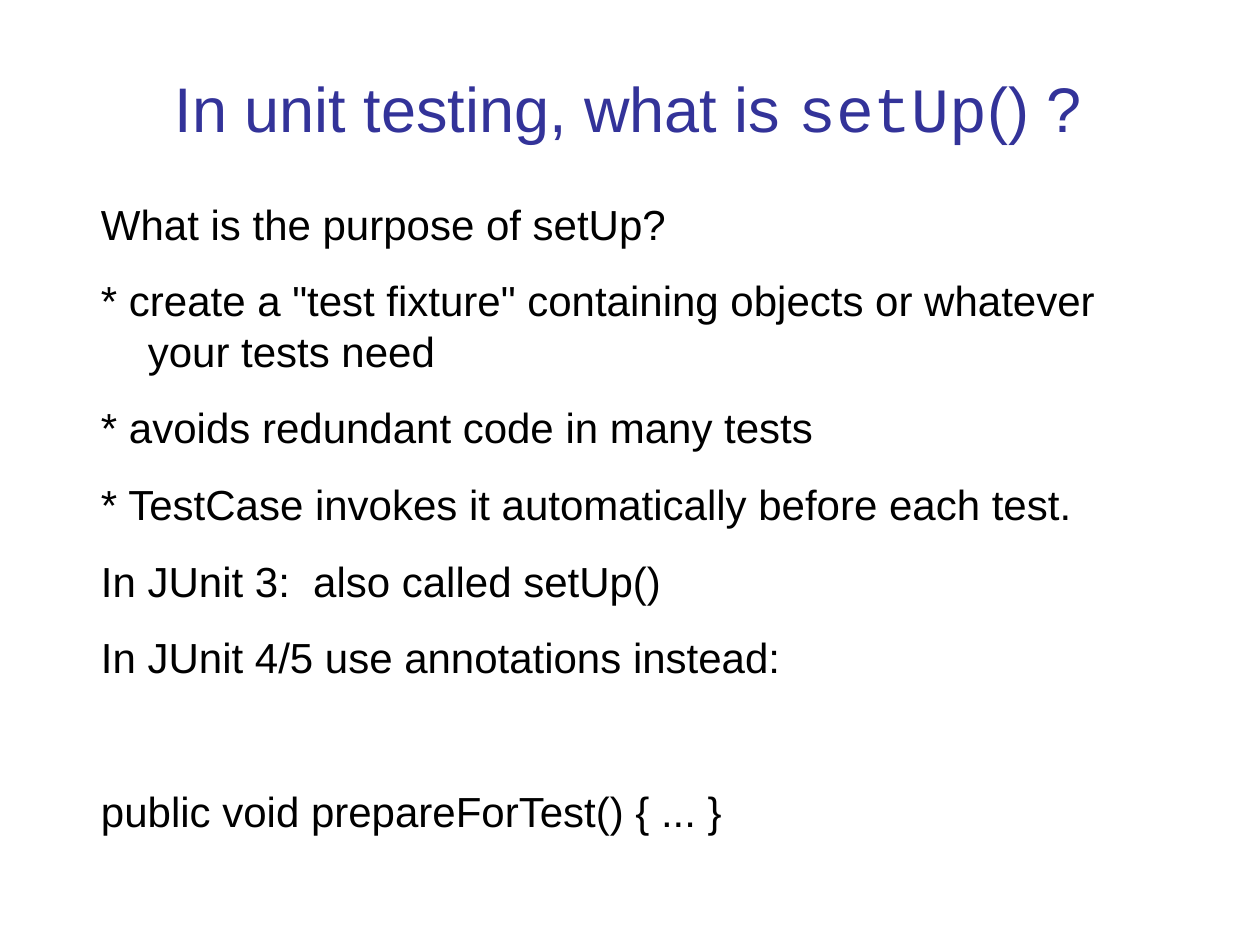
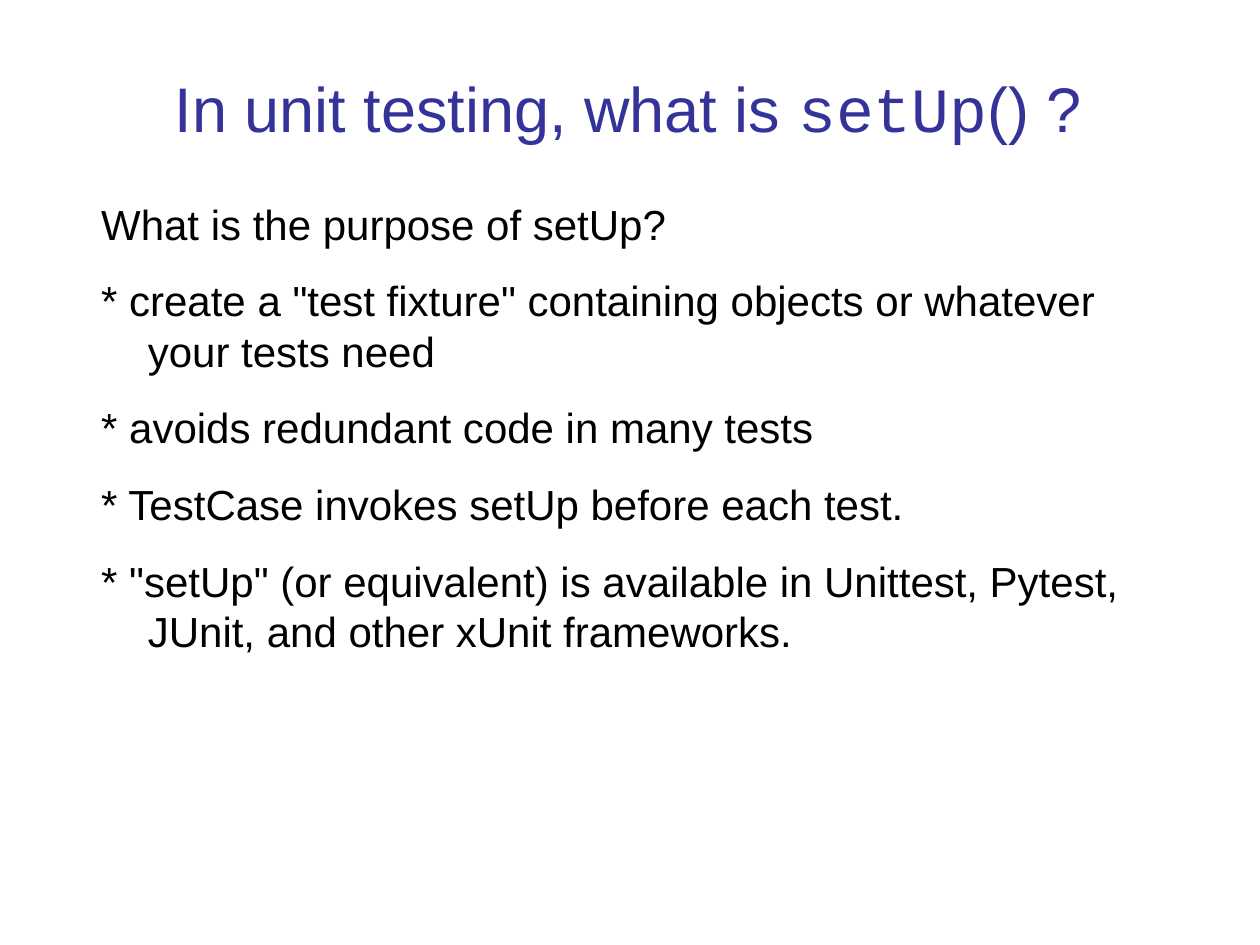
Before and after one commit to cpske/ISP, a slide deck: slide 32 of testing/PythonUnitTesting.ppt (slide 37 before the commit). Drawn at 1260x945 pixels with LibreOffice and Linux fonts; fonts in the diff are those of the drawing. Boxes give left, top, right and bottom in pixels: in the first picture for what was removed or moved away, otherwise in the second. Text is boxed around its words. In the diff, an @@ line names an element or a change of style, - is before the commit and + after.

Commit message:
update unit tests in Python, remove TDD slides

```diff
--- a/testing/PythonUnitTesting.ppt
+++ b/testing/PythonUnitTesting.ppt
@@ text at (128, 489, 1118, 653): text changed @@
-* TestCase invokes it automatically before each test.
-In JUnit 3: also called setUp()
-In JUnit 4/5 use annotations instead:
-public void prepareForTest() { ... }
+* TestCase invokes setUp before each test.
+* "setUp" (or equivalent) is available in Unittest, Pytest, JUnit, and other xUnit frameworks.
```
Also in this commit, not shown: 7 other slides changed, 6 slides removed, 6 other files.
